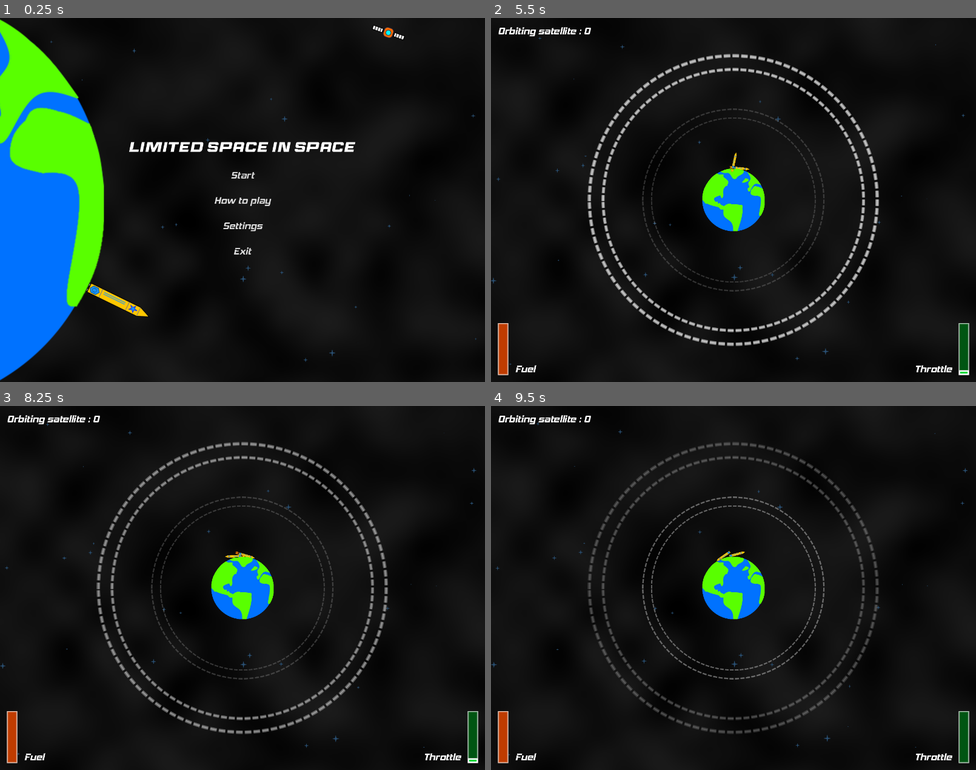
Above: before the commit, frames 1-4 (two rows, left to right).
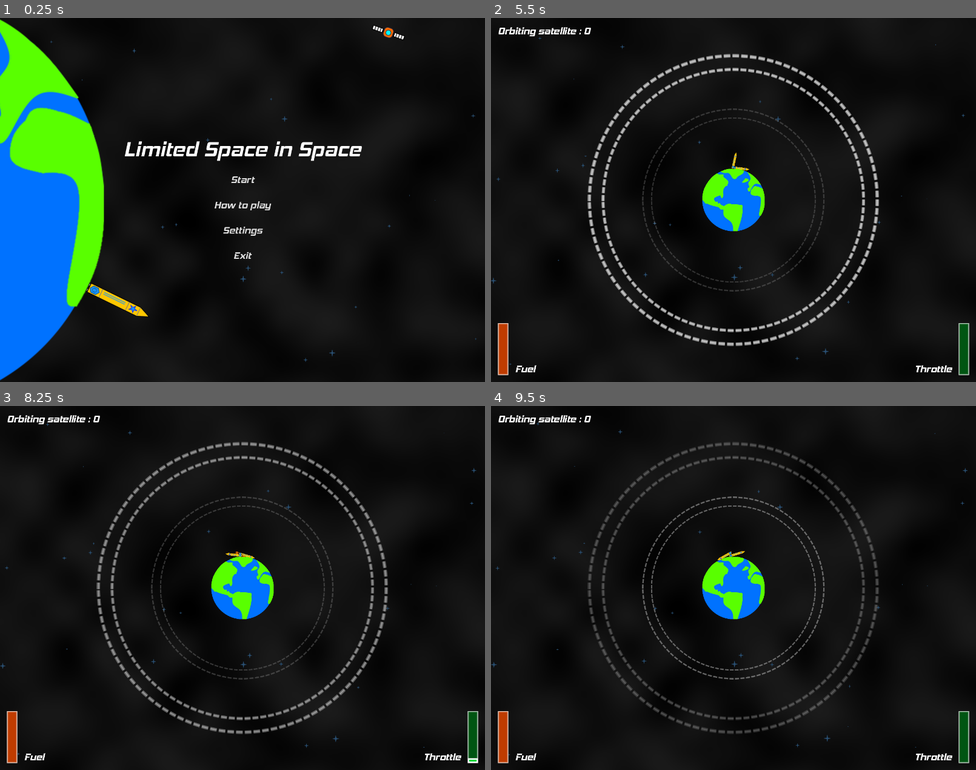
Above: after the commit, the same moments.

Repository: Fifut/Ludum-Dare-54
Game: Godot game, scene res://limited_space.tscn
Two runs of this game, one before a commit and one after it. Both use one fixed random seed, a clock stepped at 60 frames per second and the inputs below. Sound files missing from this copy of the repository are replaced by a short silence.
Inputs:
- Up to frame 1 (0.25 s): no input
- Up to frame 2 (5.5 s): click "Start" at 0.5 s; hold D (Right) 1.28-2.03 s; tap Space (EngineOff, bound only after the commit) at 1.35, 2.3, 3.05, 3.6, 4.35, 5.3 s; hold A (Left) 2.03-2.78 s; tap Up (Engine+) at 2.1, 5.1 s; tap Enter at 2.75 s; hold Down (Engine-) 2.78-3.53 s; hold D (Right) 2.78-4.28 s; tap R (Reset) at 3.5 s; hold A (Left) from 4.28 s (still down)
- Up to frame 3 (8.25 s): hold Down (Engine-) 5.78-6.53 s; tap Space (EngineOff, bound only after the commit) at 6.05, 6.6, 7.35 s; release A (Left) at 6.53 s; hold D (Right) from 6.53 s (still down); tap Up (Engine+) at 8.1 s
- Up to frame 4 (9.5 s): tap Space (EngineOff, bound only after the commit) at 8.3, 9.05 s; release D (Right) at 8.78 s; hold A (Left) from 8.78 s (still down); hold Down (Engine-) from 8.78 s (still down)

The runs differ from the first frame. In frame 1, 1.8% of the frame differs, in the area x 25-75%, y 33-67%; in frame 2, less than 0.1%; in frame 3, less than 0.1%; in frame 4, less than 0.1%.

Commit message:
Gamepad

Diff:
--- a/Menu/end_game.tscn
+++ b/Menu/end_game.tscn
@@ -1,8 +1,9 @@
-[gd_scene load_steps=4 format=3 uid="uid://thq4t6x13aq2"]
+[gd_scene load_steps=5 format=3 uid="uid://thq4t6x13aq2"]
 
 [ext_resource type="Script" path="res://Menu/end_game.gd" id="1_8iref"]
 [ext_resource type="FontFile" uid="uid://pnbn0lg56d7u" path="res://Assets/Font/Race Sport.ttf" id="1_mdfua"]
 [ext_resource type="FontFile" uid="uid://bn4x06gox4pfa" path="res://Assets/Font/hemi head bd it.otf" id="2_8jyg5"]
+[ext_resource type="Texture2D" uid="uid://bbmdionjirauv" path="res://Assets/Gamepad/button_xbox_digital_b_6.png" id="4_xfy1a"]
 
 [node name="EndGame" type="Control"]
 layout_mode = 3
@@ -50,9 +51,28 @@
 text = "Orbiting satellite : 0"
 horizontal_alignment = 1
 
-[node name="RestartLabel" type="Label" parent="MarginContainer/VBoxContainer"]
+[node name="HBoxContainer" type="HBoxContainer" parent="MarginContainer/VBoxContainer"]
+layout_mode = 2
+theme_override_constants/separation = 30
+alignment = 1
+
+[node name="RLabel" type="Label" parent="MarginContainer/VBoxContainer/HBoxContainer"]
 layout_mode = 2
 theme_override_fonts/font = ExtResource("2_8jyg5")
 theme_override_font_sizes/font_size = 28
-text = "R to restart"
+text = "R"
 horizontal_alignment = 1
+
+[node name="BTextureRect" type="TextureRect" parent="MarginContainer/VBoxContainer/HBoxContainer"]
+custom_minimum_size = Vector2(60, 60)
+layout_mode = 2
+texture = ExtResource("4_xfy1a")
+expand_mode = 1
+stretch_mode = 4
+
+[node name="RestartLabel" type="Label" parent="MarginContainer/VBoxContainer/HBoxContainer"]
+layout_mode = 2
+theme_override_fonts/font = ExtResource("2_8jyg5")
+theme_override_font_sizes/font_size = 28
+text = "to restart"
+horizontal_alignment = 1
--- a/Menu/menu.tscn
+++ b/Menu/menu.tscn
@@ -1,11 +1,22 @@
-[gd_scene load_steps=13 format=3 uid="uid://0mp0xoprhcl7"]
+[gd_scene load_steps=24 format=3 uid="uid://0mp0xoprhcl7"]
 
 [ext_resource type="Script" path="res://Menu/menu.gd" id="1_e7hhq"]
+[ext_resource type="Theme" uid="uid://cq03fkiu0vv0x" path="res://Menu/menu_font.tres" id="1_lj2ug"]
 [ext_resource type="Texture2D" uid="uid://c6vux6aeke3ym" path="res://Assets/Earth.png" id="1_oykve"]
 [ext_resource type="FontFile" uid="uid://pnbn0lg56d7u" path="res://Assets/Font/Race Sport.ttf" id="2_f67qt"]
 [ext_resource type="Texture2D" uid="uid://dfe8vi375ld7f" path="res://Assets/Satellite.png" id="3_c7big"]
 [ext_resource type="Texture2D" uid="uid://bcjghwal8baqh" path="res://Assets/Rocket.png" id="3_csleq"]
 [ext_resource type="FontFile" uid="uid://bn4x06gox4pfa" path="res://Assets/Font/hemi head bd it.otf" id="3_n63nk"]
+[ext_resource type="Texture2D" uid="uid://begbyt4md7qf4" path="res://Assets/Gamepad/button_xbox_analog_trigger_light_1.png" id="7_srrtf"]
+[ext_resource type="Texture2D" uid="uid://mhb1n2vu0f33" path="res://Assets/Gamepad/button_xboxone_analog_l_direction_3.png" id="8_d0beb"]
+[ext_resource type="Texture2D" uid="uid://b5fqovec6btji" path="res://Assets/Gamepad/button_xboxone_analog_l_direction_1.png" id="9_1ivqk"]
+[ext_resource type="Texture2D" uid="uid://qaxh0w81kglp" path="res://Assets/Gamepad/button_xbox_analog_trigger_light_2.png" id="9_40t20"]
+[ext_resource type="Texture2D" uid="uid://b2ge71355nbea" path="res://Assets/Gamepad/button_xboxone_analog_r_direction_4.png" id="12_4p1nm"]
+[ext_resource type="Texture2D" uid="uid://bbmdionjirauv" path="res://Assets/Gamepad/button_xbox_digital_b_6.png" id="12_awal0"]
+[ext_resource type="Texture2D" uid="uid://df5en7fmq04n8" path="res://Assets/Gamepad/button_xbox_dpad_dark_4.png" id="13_axn3o"]
+[ext_resource type="Texture2D" uid="uid://cla6jsfy12hwr" path="res://Assets/Gamepad/button_xboxone_analog_r_direction_2.png" id="14_qotpg"]
+[ext_resource type="Texture2D" uid="uid://b2n8hlp70wrk7" path="res://Assets/Gamepad/button_xbox_dpad_dark_2.png" id="15_muogg"]
+[ext_resource type="Texture2D" uid="uid://ri25auvon0yv" path="res://Assets/Gamepad/button_xbox_digital_a_6.png" id="16_h52n1"]
 
 [sub_resource type="InputEventKey" id="InputEventKey_4xkku"]
 device = -1
@@ -158,6 +169,7 @@
 anchor_bottom = 1.0
 grow_horizontal = 2
 grow_vertical = 2
+theme = ExtResource("1_lj2ug")
 script = ExtResource("1_e7hhq")
 
 [node name="EarthSprite" type="Sprite2D" parent="."]
@@ -185,6 +197,7 @@
 
 [node name="HomeContainer" type="VBoxContainer" parent="."]
 unique_name_in_owner = true
+visible = false
 layout_mode = 1
 anchors_preset = 15
 anchor_right = 1.0
@@ -197,8 +210,7 @@
 
 [node name="TitleLabel" type="Label" parent="HomeContainer"]
 layout_mode = 2
-theme_override_fonts/font = ExtResource("2_f67qt")
-theme_override_font_sizes/font_size = 40
+theme_override_font_sizes/font_size = 60
 text = "Limited Space in Space"
 horizontal_alignment = 1
 
@@ -258,13 +270,153 @@
 layout_mode = 2
 theme_override_fonts/font = ExtResource("3_n63nk")
 theme_override_font_sizes/font_size = 28
-text = "W A S D (or arows key) : throttle dans direction
-R to restar
-
-Try to reach orbit to deploy a sattelite
+text = "Reach orbit to deploy a sattelite
 Deploy as many satellites as possible"
 horizontal_alignment = 1
 
+[node name="GridContainer" type="GridContainer" parent="HowToContainer"]
+layout_mode = 2
+size_flags_horizontal = 4
+theme_override_constants/h_separation = 40
+theme_override_constants/v_separation = 20
+columns = 4
+
+[node name="WLabel" type="Label" parent="HowToContainer/GridContainer"]
+layout_mode = 2
+size_flags_horizontal = 4
+text = "W"
+
+[node name="RTTextureRect" type="TextureRect" parent="HowToContainer/GridContainer"]
+custom_minimum_size = Vector2(60, 60)
+layout_mode = 2
+texture = ExtResource("9_40t20")
+expand_mode = 1
+stretch_mode = 4
+
+[node name="LSUpTextureRect" type="TextureRect" parent="HowToContainer/GridContainer"]
+custom_minimum_size = Vector2(60, 60)
+layout_mode = 2
+size_flags_horizontal = 4
+texture = ExtResource("9_1ivqk")
+expand_mode = 1
+stretch_mode = 4
+
+[node name="Label" type="Label" parent="HowToContainer/GridContainer"]
+layout_mode = 2
+text = "Throttle +"
+
+[node name="SLabel" type="Label" parent="HowToContainer/GridContainer"]
+layout_mode = 2
+size_flags_horizontal = 4
+text = "S"
+
+[node name="LTTextureRect" type="TextureRect" parent="HowToContainer/GridContainer"]
+custom_minimum_size = Vector2(60, 60)
+layout_mode = 2
+texture = ExtResource("7_srrtf")
+expand_mode = 1
+stretch_mode = 4
+
+[node name="LSDownTextureRect" type="TextureRect" parent="HowToContainer/GridContainer"]
+custom_minimum_size = Vector2(60, 60)
+layout_mode = 2
+size_flags_horizontal = 4
+texture = ExtResource("8_d0beb")
+expand_mode = 1
+stretch_mode = 4
+
+[node name="LTLabel" type="Label" parent="HowToContainer/GridContainer"]
+layout_mode = 2
+text = "Throttle -"
+
+[node name="ALabel" type="Label" parent="HowToContainer/GridContainer"]
+layout_mode = 2
+size_flags_horizontal = 4
+text = "A
+"
+
+[node name="RSLeftTextureRect" type="TextureRect" parent="HowToContainer/GridContainer"]
+custom_minimum_size = Vector2(60, 60)
+layout_mode = 2
+texture = ExtResource("12_4p1nm")
+expand_mode = 1
+stretch_mode = 4
+
+[node name="PADLeftTextureRect" type="TextureRect" parent="HowToContainer/GridContainer"]
+custom_minimum_size = Vector2(60, 60)
+layout_mode = 2
+size_flags_horizontal = 4
+texture = ExtResource("13_axn3o")
+expand_mode = 1
+stretch_mode = 4
+
+[node name="LabelLeft" type="Label" parent="HowToContainer/GridContainer"]
+layout_mode = 2
+text = "Left
+"
+
+[node name="DLabel" type="Label" parent="HowToContainer/GridContainer"]
+layout_mode = 2
+size_flags_horizontal = 4
+text = "D"
+
+[node name="RSRightTextureRect" type="TextureRect" parent="HowToContainer/GridContainer"]
+custom_minimum_size = Vector2(60, 60)
+layout_mode = 2
+texture = ExtResource("14_qotpg")
+expand_mode = 1
+stretch_mode = 4
+
+[node name="PADRightTextureRect" type="TextureRect" parent="HowToContainer/GridContainer"]
+custom_minimum_size = Vector2(60, 60)
+layout_mode = 2
+size_flags_horizontal = 4
+texture = ExtResource("15_muogg")
+expand_mode = 1
+stretch_mode = 4
+
+[node name="LabelRight" type="Label" parent="HowToContainer/GridContainer"]
+layout_mode = 2
+text = "Right"
+
+[node name="ALabel2" type="Label" parent="HowToContainer/GridContainer"]
+layout_mode = 2
+size_flags_horizontal = 4
+text = "Space"
+
+[node name="ATextureRect" type="TextureRect" parent="HowToContainer/GridContainer"]
+custom_minimum_size = Vector2(60, 60)
+layout_mode = 2
+texture = ExtResource("16_h52n1")
+expand_mode = 1
+stretch_mode = 4
+
+[node name="Empty2" type="Control" parent="HowToContainer/GridContainer"]
+layout_mode = 2
+
+[node name="Label3" type="Label" parent="HowToContainer/GridContainer"]
+layout_mode = 2
+text = "Throttle off"
+
+[node name="RLabel" type="Label" parent="HowToContainer/GridContainer"]
+layout_mode = 2
+size_flags_horizontal = 4
+text = "R"
+
+[node name="BTextureRect" type="TextureRect" parent="HowToContainer/GridContainer"]
+custom_minimum_size = Vector2(60, 60)
+layout_mode = 2
+texture = ExtResource("12_awal0")
+expand_mode = 1
+stretch_mode = 4
+
+[node name="Empty" type="Control" parent="HowToContainer/GridContainer"]
+layout_mode = 2
+
+[node name="Label2" type="Label" parent="HowToContainer/GridContainer"]
+layout_mode = 2
+text = "Restart"
+
 [node name="BackButton" type="Button" parent="HowToContainer"]
 layout_mode = 2
 size_flags_horizontal = 4
@@ -275,6 +427,7 @@
 
 [node name="SettingsContainer" type="VBoxContainer" parent="."]
 unique_name_in_owner = true
+visible = false
 layout_mode = 1
 anchors_preset = 15
 anchor_right = 1.0
--- /dev/null
+++ b/Menu/menu_font.tres
@@ -0,0 +1,7 @@
+[gd_resource type="Theme" load_steps=2 format=3 uid="uid://cq03fkiu0vv0x"]
+
+[ext_resource type="FontFile" uid="uid://bn4x06gox4pfa" path="res://Assets/Font/hemi head bd it.otf" id="1_juala"]
+
+[resource]
+Label/font_sizes/font_size = 28
+Label/fonts/font = ExtResource("1_juala")
--- a/Rocket/rocket.gd
+++ b/Rocket/rocket.gd
@@ -19,6 +19,7 @@
 @onready var OrbitProgressBar : TextureProgressBar = %OrbitProgressBar
 @onready var RocketCPUParticles : CPUParticles2D = %RocketCPUParticles
 @onready var ExplodeAudioStreamPlayer : AudioStreamPlayer = %ExplodeAudioStreamPlayer
+@onready var OrbitArea2D : Area2D = %OrbitArea2D
 
 
 var engine = 0.0
@@ -72,6 +73,8 @@
 		elif Input.is_action_pressed("Engine-"):
 			engine -= Engine_Force
 
+		elif  Input.is_action_just_pressed("EngineOff"):
+			engine = 0
 
 		if Input.is_action_pressed("Left"):
 			angular_velocity -= RCS_Force
@@ -104,8 +107,13 @@
 
 
 func _on_collision_area_body_entered(body):
-	engine = 0
+	set_process(false)
+	FireAudioStreamPlayer.stop()
+	OrbitProgressBar.hide()
 	RocketSprite.hide()
+	OrbitArea2D.set_deferred("monitoring", false)
+	OrbitArea2D.set_deferred("monitorable", false)
+
 	RocketCPUParticles.emitting = true
 	ExplodeAudioStreamPlayer.play()
 	await ExplodeAudioStreamPlayer.finished
--- a/Rocket/rocket.tscn
+++ b/Rocket/rocket.tscn
@@ -57,6 +57,7 @@
 position = Vector2(0, -16)
 
 [node name="OrbitArea2D" type="Area2D" parent="."]
+unique_name_in_owner = true
 collision_layer = 2
 collision_mask = 4
 
--- a/project.godot
+++ b/project.godot
@@ -38,29 +38,44 @@
 "deadzone": 0.5,
 "events": [Object(InputEventKey,"resource_local_to_scene":false,"resource_name":"","device":-1,"window_id":0,"alt_press …(182 unchanged characters)…
 , Object(InputEventKey,"resource_local_to_scene":false,"resource_name":"","device":-1,"window_id":0,"alt_pressed":false,"shift_pressed":false,"ctrl_pressed":false,"meta_pressed":false,"pressed":false,"keycode":0,"physical_keycode":87,"key_label":0,"unicode":122,"echo":false,"script":null)
+, Object(InputEventJoypadMotion,"resource_local_to_scene":false,"resource_name":"","device":-1,"axis":5,"axis_value":1.0,"script":null)
+, Object(InputEventJoypadMotion,"resource_local_to_scene":false,"resource_name":"","device":-1,"axis":3,"axis_value":-1.0,"script":null)
 ]
 }
 Engine-={
 "deadzone": 0.5,
 "events": [Object(InputEventKey,"resource_local_to_scene":false,"resource_name":"","device":-1,"window_id":0,"alt_press …(182 unchanged characters)…
 , Object(InputEventKey,"resource_local_to_scene":false,"resource_name":"","device":-1,"window_id":0,"alt_pressed":false,"shift_pressed":false,"ctrl_pressed":false,"meta_pressed":false,"pressed":false,"keycode":0,"physical_keycode":83,"key_label":0,"unicode":115,"echo":false,"script":null)
+, Object(InputEventJoypadMotion,"resource_local_to_scene":false,"resource_name":"","device":-1,"axis":4,"axis_value":1.0,"script":null)
+, Object(InputEventJoypadMotion,"resource_local_to_scene":false,"resource_name":"","device":-1,"axis":3,"axis_value":1.0,"script":null)
 ]
 }
 Left={
 "deadzone": 0.5,
 "events": [Object(InputEventKey,"resource_local_to_scene":false,"resource_name":"","device":-1,"window_id":0,"alt_pressed":false,"shift_pressed":false,"ctrl_pressed":false,"meta_pressed":false,"pressed":false,"keycode":0,"physical_keycode":65,"key_label":0,"unicode":113,"echo":false,"script":null)
 , Object(InputEventKey,"resource_local_to_scene":false,"resource_name":"","device":-1,"window_id":0,"alt_pressed":false,"shift_pressed":false,"ctrl_pressed":false,"meta_pressed":false,"pressed":false,"keycode":0,"physical_keycode":4194319,"key_label":0,"unicode":0,"echo":false,"script":null)
+, Object(InputEventJoypadButton,"resource_local_to_scene":false,"resource_name":"","device":-1,"button_index":13,"pressure":0.0,"pressed":true,"script":null)
+, Object(InputEventJoypadMotion,"resource_local_to_scene":false,"resource_name":"","device":-1,"axis":0,"axis_value":-1.0,"script":null)
 ]
 }
 Right={
 "deadzone": 0.5,
 "events": [Object(InputEventKey,"resource_local_to_scene":false,"resource_name":"","device":-1,"window_id":0,"alt_press …(181 unchanged characters)…
 , Object(InputEventKey,"resource_local_to_scene":false,"resource_name":"","device":-1,"window_id":0,"alt_pressed":false,"shift_pressed":false,"ctrl_pressed":false,"meta_pressed":false,"pressed":false,"keycode":0,"physical_keycode":4194321,"key_label":0,"unicode":0,"echo":false,"script":null)
+, Object(InputEventJoypadButton,"resource_local_to_scene":false,"resource_name":"","device":-1,"button_index":14,"pressure":0.0,"pressed":true,"script":null)
+, Object(InputEventJoypadMotion,"resource_local_to_scene":false,"resource_name":"","device":-1,"axis":0,"axis_value":1.0,"script":null)
 ]
 }
 Reset={
 "deadzone": 0.5,
 "events": [Object(InputEventKey,"resource_local_to_scene":false,"resource_name":"","device":-1,"window_id":0,"alt_pressed":false,"shift_pressed":false,"ctrl_pressed":false,"meta_pressed":false,"pressed":false,"keycode":0,"physical_keycode":82,"key_label":0,"unicode":114,"echo":false,"script":null)
+, Object(InputEventJoypadButton,"resource_local_to_scene":false,"resource_name":"","device":-1,"button_index":1,"pressure":0.0,"pressed":true,"script":null)
+]
+}
+EngineOff={
+"deadzone": 0.5,
+"events": [Object(InputEventKey,"resource_local_to_scene":false,"resource_name":"","device":-1,"window_id":0,"alt_pressed":false,"shift_pressed":false,"ctrl_pressed":false,"meta_pressed":false,"pressed":false,"keycode":0,"physical_keycode":32,"key_label":0,"unicode":32,"echo":false,"script":null)
+, Object(InputEventJoypadButton,"resource_local_to_scene":false,"resource_name":"","device":-1,"button_index":0,"pressure":0.0,"pressed":true,"script":null)
 ]
 }
 
Binary file added: Assets/Gamepad/button_xbox_analog_trigger_light_1.png
Not shown, added: Assets/Gamepad/button_xbox_analog_trigger_light_1.png.import
Binary file added: Assets/Gamepad/button_xbox_analog_trigger_light_2.png
Not shown, added: Assets/Gamepad/button_xbox_analog_trigger_light_2.png.import
Binary file added: Assets/Gamepad/button_xbox_digital_a_6.png
Not shown, added: Assets/Gamepad/button_xbox_digital_a_6.png.import
Binary file added: Assets/Gamepad/button_xbox_digital_b_6.png
Not shown, added: Assets/Gamepad/button_xbox_digital_b_6.png.import
Binary file added: Assets/Gamepad/button_xbox_dpad_dark_2.png
Not shown, added: Assets/Gamepad/button_xbox_dpad_dark_2.png.import
Binary file added: Assets/Gamepad/button_xbox_dpad_dark_4.png
Not shown, added: Assets/Gamepad/button_xbox_dpad_dark_4.png.import
(and 16 more such lines)
